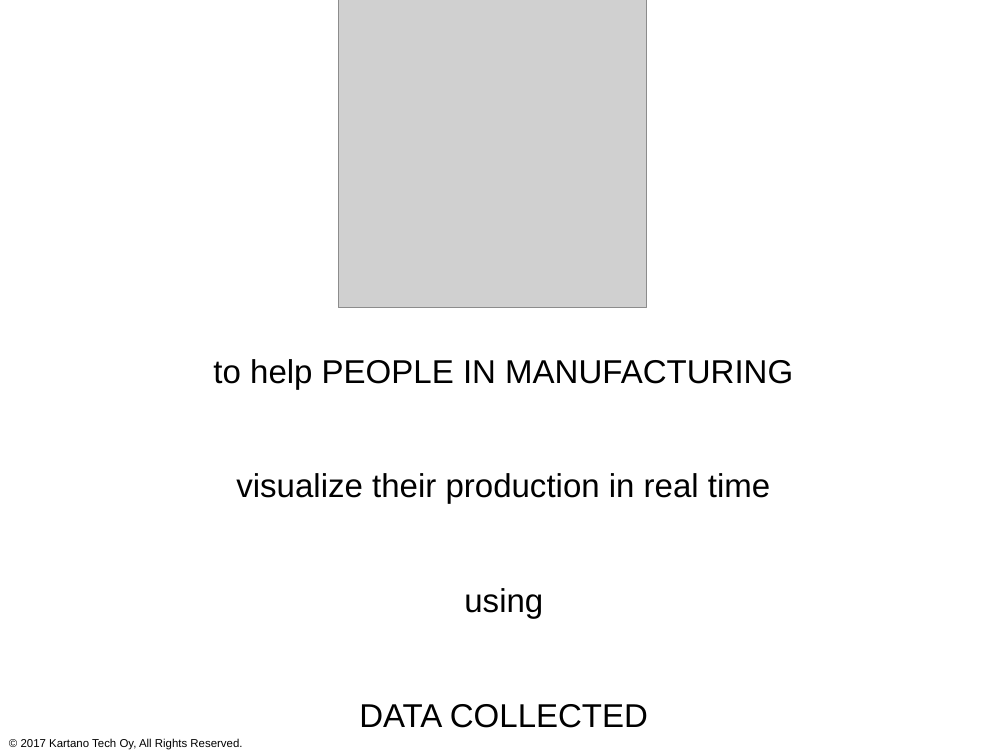
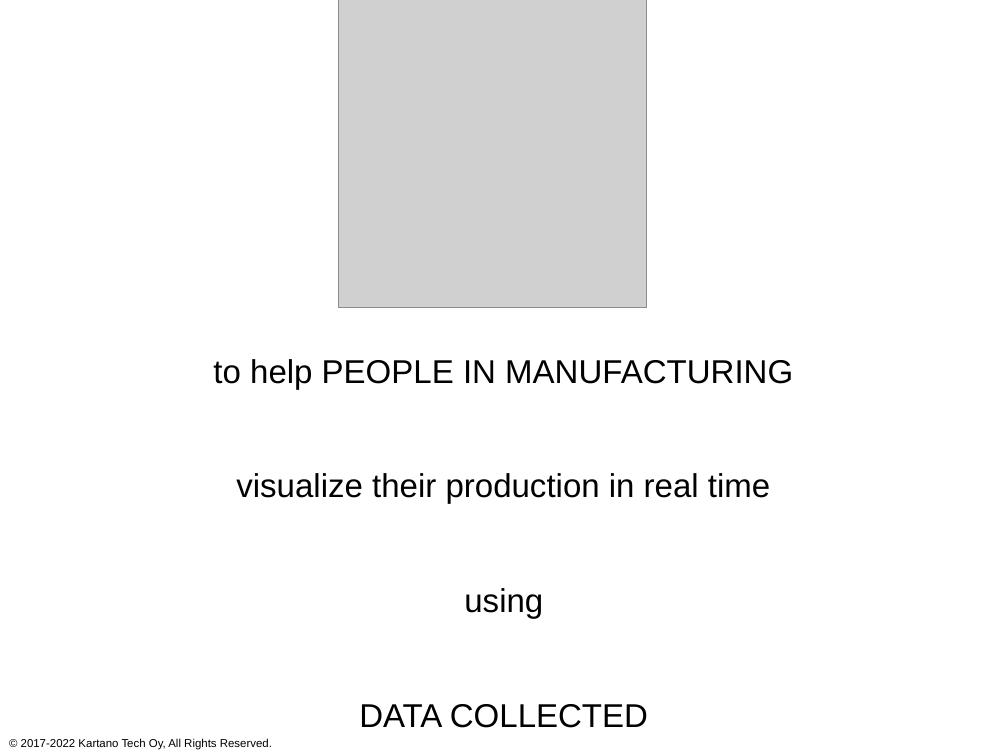
Before and after one commit to githubedu/ERP-samk, a slide deck: slide 8 of kartano/presentations/01presentation.odp. Drawn at 1008x756 pixels with LibreOffice and Linux fonts; fonts in the diff are those of the drawing; grey boxes stand for pictures. Boxes give left, top, right and bottom in pixels: in the first picture for what was removed or moved away, otherwise in the second. Text is boxed around its words. In the diff, an @@ line names an element or a change of style, - is before the commit and + after.

```diff
--- a/kartano/presentations/01presentation.odp
+++ b/kartano/presentations/01presentation.odp
@@ text at [21,738,272,750]: text changed @@
-© 2017 Kartano Tech Oy, All Rights Reserved.
+© 2017-2022 Kartano Tech Oy, All Rights Reserved.
```
Also in this commit, not shown: 3 other slides changed, 9 other files.
